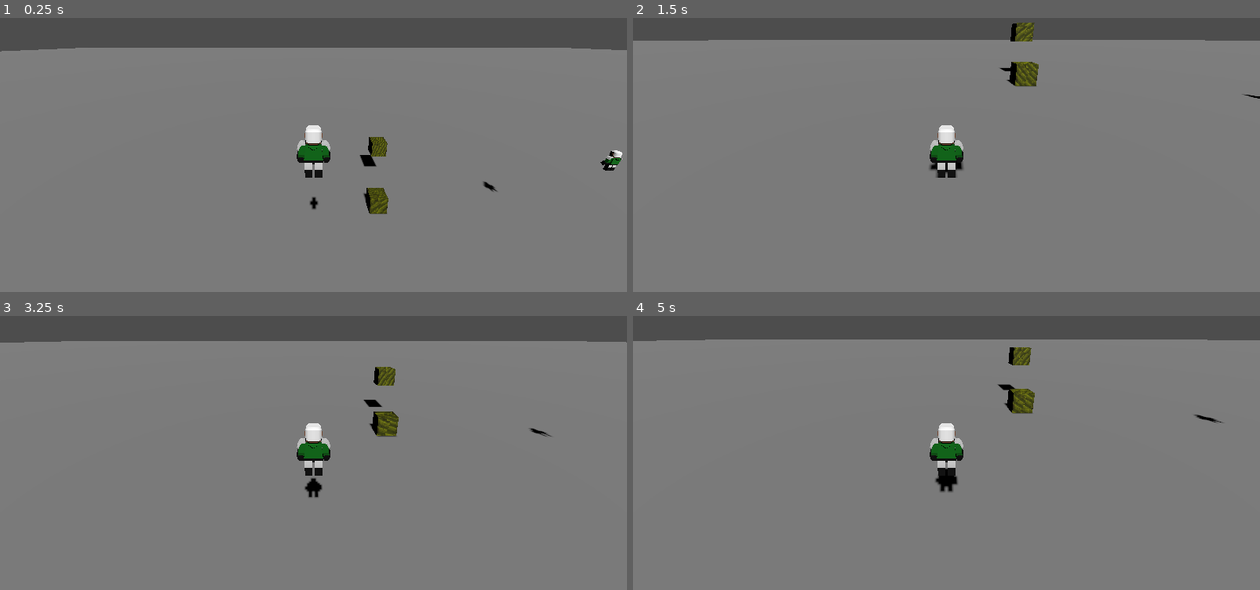
Above: before the commit, frames 1-4 (two rows, left to right).
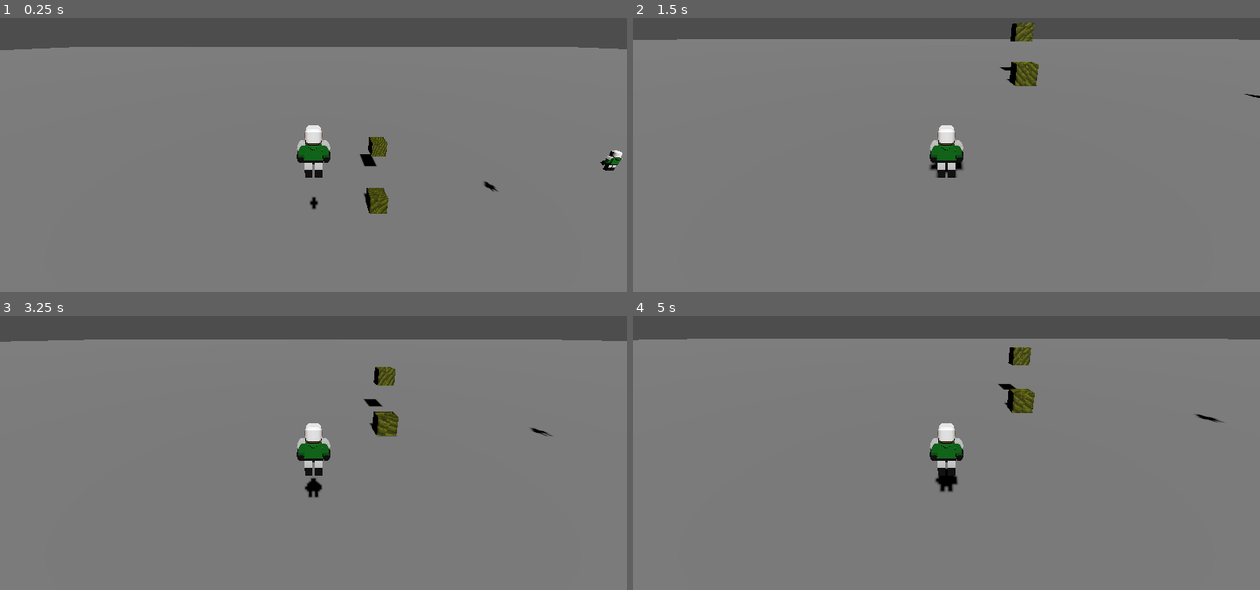
Above: after the commit, the same moments.

Repository: kevinlights/ChocoDriver
Game: Godot game, scene res://run/levels/infinite_level.tscn
Same seed, same stepped clock (60 frames per second), same inputs: the game is played once before the commit and once after it.
Inputs:
- Up to frame 1 (0.25 s): no input
- Up to frame 2 (1.5 s): hold Right (move_right) 0.53-1.28 s; tap Space (jump) at 0.77 s; hold Down (move_back) from 1.28 s (still down)
- Up to frame 3 (3.25 s): tap Space (jump) at 1.52, 3.02 s; release Down (move_back) at 2.03 s; hold Right (move_right) 2.03-2.78 s; tap Enter at 2.75 s; hold Up (move_forward) from 2.78 s (still down)
- Up to frame 4 (5 s): release Up (move_forward) at 3.53 s; hold Left (move_left) from 3.53 s (still down); tap Space (jump) at 3.77, 4.52 s

The runs differ from the first frame. In frame 1, 0.3% of the frame differs, in the area x 0-100%, y 10-69%; in frame 2, 0.3%; in frame 3, 0.6%, in the area x 0-100%, y 8-44%; in frame 4, 0.4%.

Commit message:
:wrench: Setup ground without rotation

Diff:
--- a/first3d/run/levels/infinite_level.tscn
+++ b/first3d/run/levels/infinite_level.tscn
@@ -7,6 +7,7 @@
 
 [sub_resource type="QuadMesh" id="QuadMesh_dt8nl"]
 size = Vector2(500, 500)
+orientation = 1
 
 [node name="InfiniteLevel" type="Node3D"]
 
@@ -18,7 +19,7 @@
 shape = SubResource("WorldBoundaryShape3D_2xulb")
 
 [node name="MeshInstance3D" type="MeshInstance3D" parent="Ground"]
-transform = Transform3D(1, 0, 0, 0, -0.00429347, 0.999991, 0, -0.999991, -0.00429347, 0, 0, 0)
+transform = Transform3D(1, 0, 0, 0, 1, 0, 0, 0, 1, 0, 0, 0)
 mesh = SubResource("QuadMesh_dt8nl")
 
 [node name="DirectionalLight3D" type="DirectionalLight3D" parent="."]
